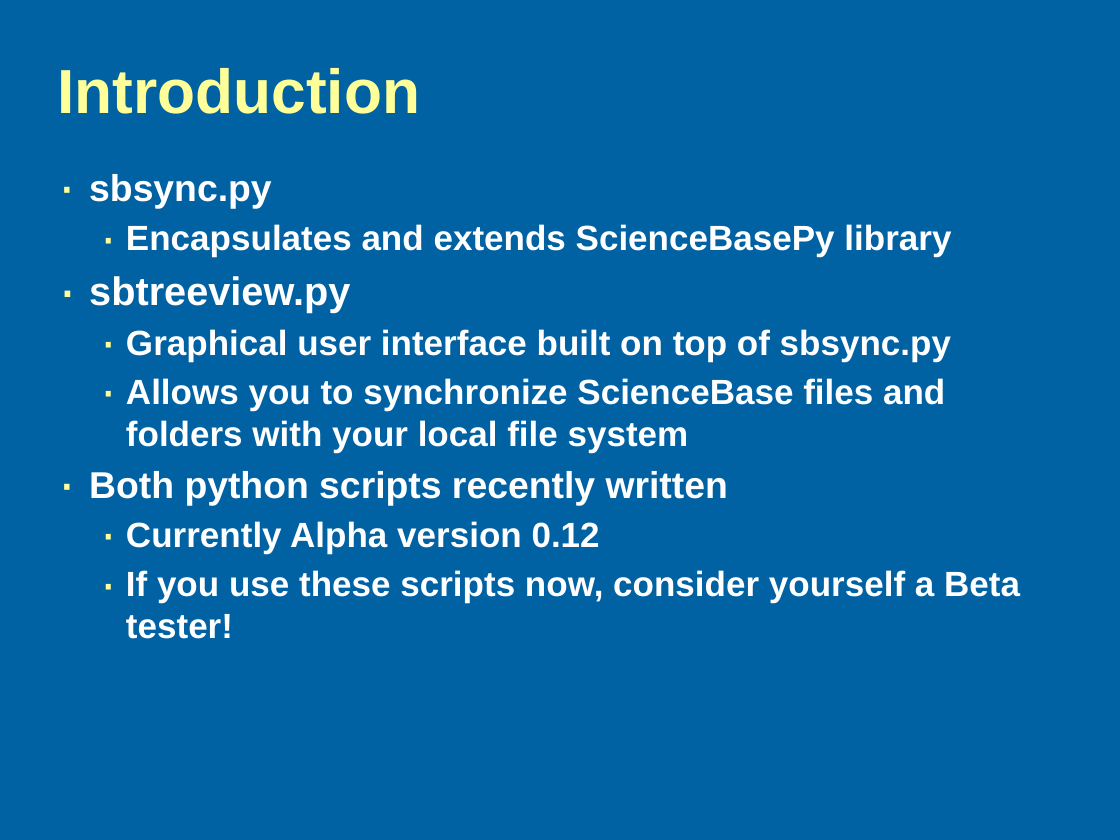
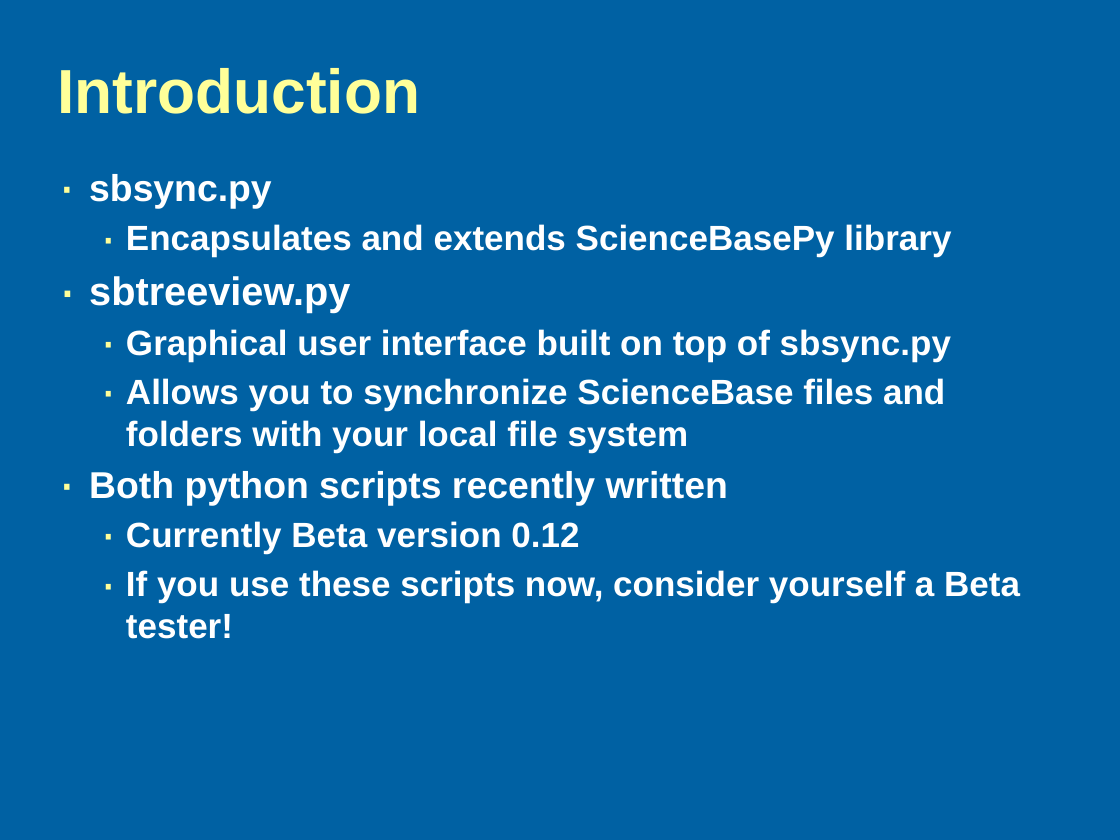
Before and after one commit to galengorski/CAWSC_WaterUse, a slide deck: slide 2 of etc/sciencebase/SBSync_Demo.pptx. Drawn at 1120x840 pixels with LibreOffice and Linux fonts; fonts in the diff are those of the drawing; background and template pictures are left out. Boxes give left, top, right and bottom in pixels: in the first picture for what was removed or moved away, otherwise in the second. Text is boxed around its words. In the diff, an @@ line names an element or a change of style, - is before the commit and + after.

```diff
--- a/etc/sciencebase/SBSync_Demo.pptx
+++ b/etc/sciencebase/SBSync_Demo.pptx
@@ text at (126,521,579,554): text changed @@
-  · Currently Alpha version 0.12
+  · Currently Beta version 0.12
```
Also in this commit, not shown: 5 other slides changed.
